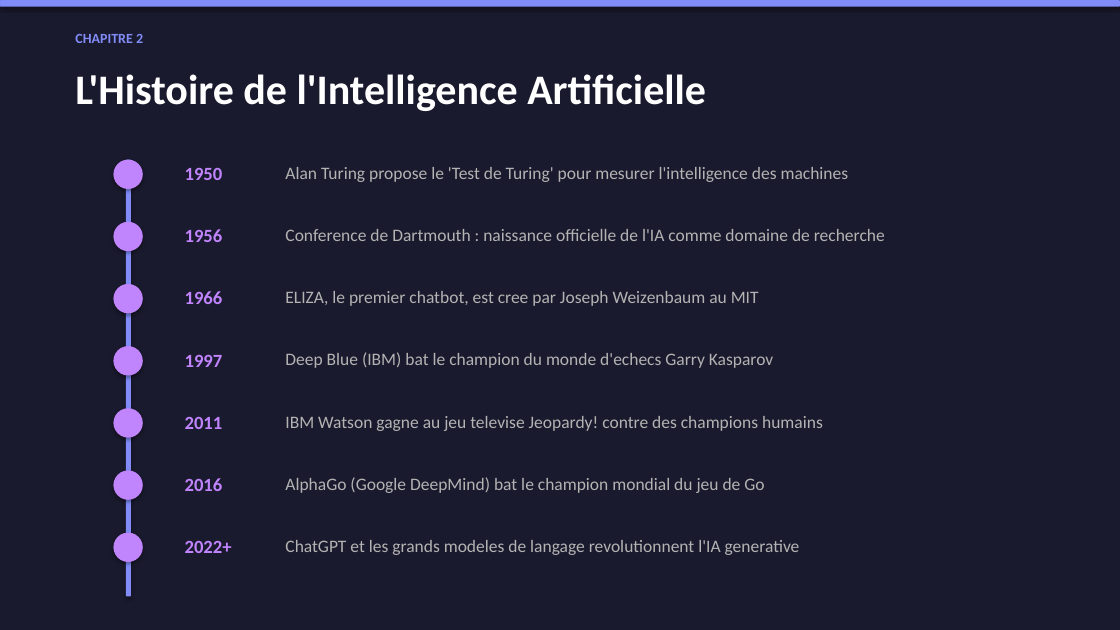
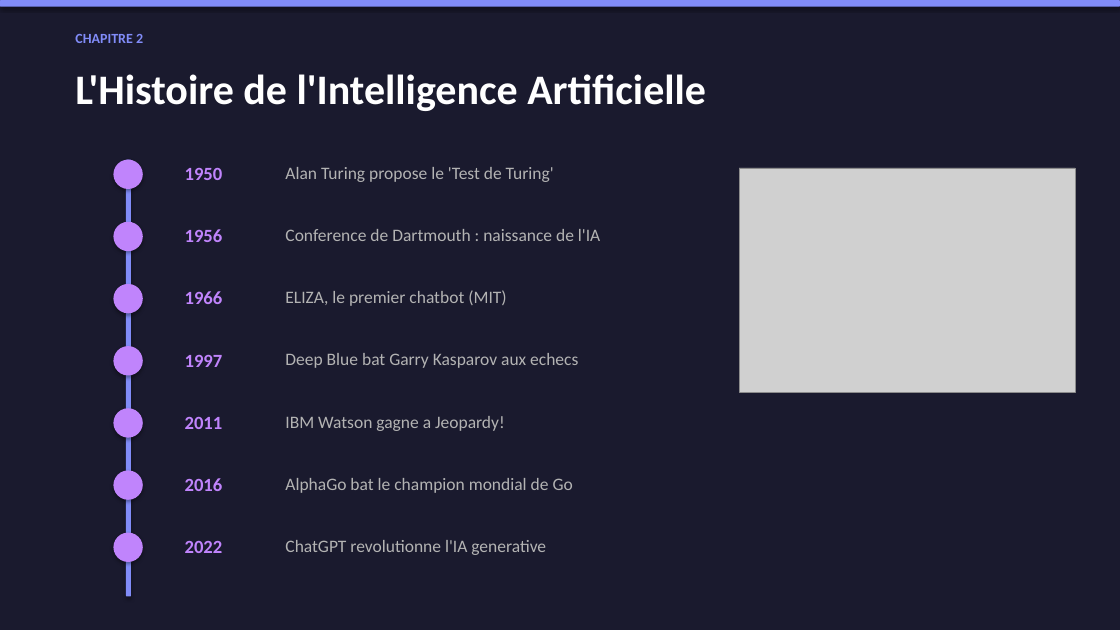
Before and after one commit to ayoubassouarinfo/AI-Project, a slide deck: slide 4 of AI_Presentation_Ayoub_Assouar.pptx. Drawn at 1120x630 pixels with LibreOffice and Linux fonts; fonts in the diff are those of the drawing; grey boxes stand for pictures. Boxes give left, top, right and bottom in pixels: in the first picture for what was removed or moved away, otherwise in the second. Text is boxed around its words. In the diff, an @@ line names an element or a change of style, - is before the commit and + after.

Commit message:
feat: add real images to PPTX and HTML, more examples and details

```diff
--- a/AI_Presentation_Ayoub_Assouar.pptx
+++ b/AI_Presentation_Ayoub_Assouar.pptx
@@ text at bbox=[285, 167, 554, 182]: text changed @@
-Alan Turing propose le 'Test de Turing' pour mesurer l'intelligence des machines
+Alan Turing propose le 'Test de Turing'
@@ picture added at bbox=[739, 168, 1075, 392] @@
@@ text at bbox=[285, 229, 600, 241]: text changed @@
-Conference de Dartmouth : naissance officielle de l'IA comme domaine de recherche
+Conference de Dartmouth : naissance de l'IA
@@ text at bbox=[285, 290, 506, 306]: text changed @@
-ELIZA, le premier chatbot, est cree par Joseph Weizenbaum au MIT
+ELIZA, le premier chatbot (MIT)
@@ text at bbox=[285, 353, 578, 368]: text changed @@
-Deep Blue (IBM) bat le champion du monde d'echecs Garry Kasparov
+Deep Blue bat Garry Kasparov aux echecs
@@ text at bbox=[285, 416, 505, 431]: text changed @@
-IBM Watson gagne au jeu televise Jeopardy! contre des champions humains
+IBM Watson gagne a Jeopardy!
@@ text at bbox=[285, 478, 573, 493]: text changed @@
-AlphaGo (Google DeepMind) bat le champion mondial du jeu de Go
+AlphaGo bat le champion mondial de Go
@@ text at bbox=[185, 541, 223, 553]: text changed @@
-2022+
+2022
@@ text at bbox=[285, 540, 546, 555]: text changed @@
-ChatGPT et les grands modeles de langage revolutionnent l'IA generative
+ChatGPT revolutionne l'IA generative
```
Also in this commit, not shown: 9 other slides changed, 1 slide added, 1 slide removed, 10 other files.
